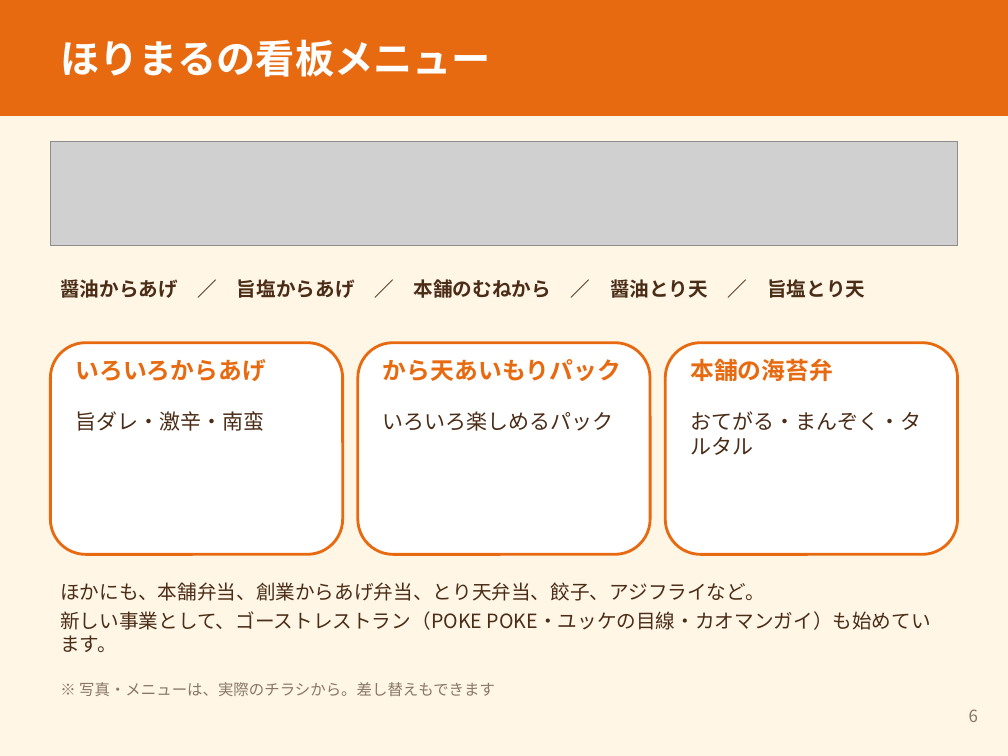
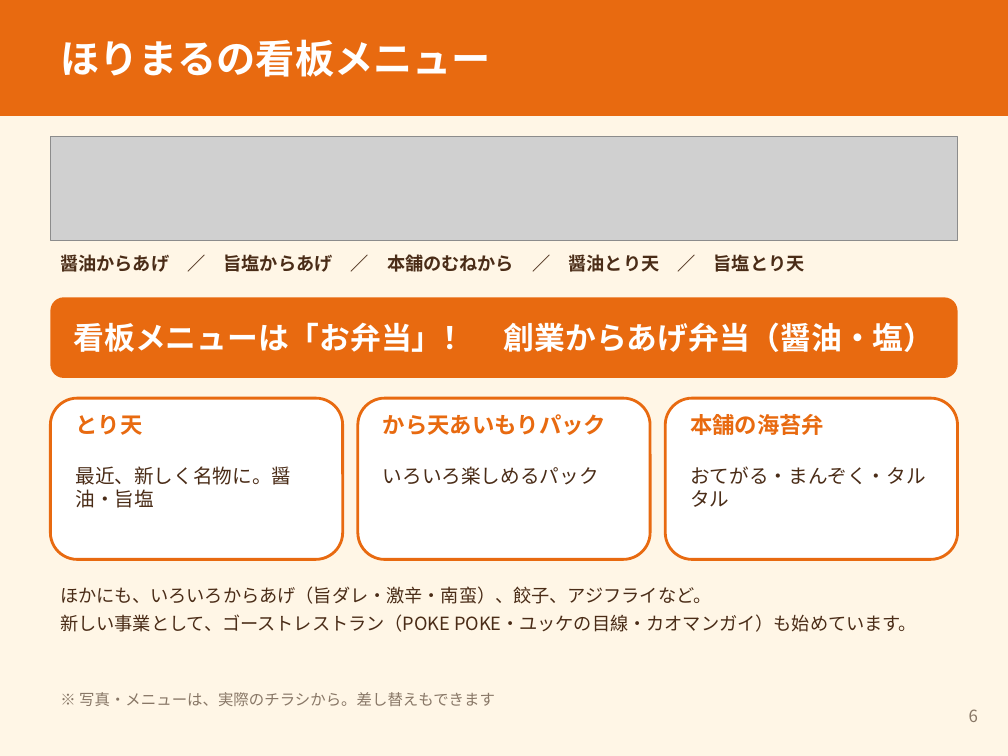
Before and after one commit to ahouprojectmaimai-beep/claude, a slide deck: slide 6 of horimaru/01_ほりまる面接紙芝居_案.pptx. Drawn at 1008x756 pixels with LibreOffice and Linux fonts; fonts in the diff are those of the drawing; grey boxes stand for pictures. Boxes give left, top, right and bottom in pixels: in the first picture for what was removed or moved away, otherwise in the second. Text is boxed around its words. In the diff, an @@ line names an element or a change of style, - is before the commit and + after.

```diff
--- a/horimaru/01_ほりまる面接紙芝居_案.pptx
+++ b/horimaru/01_ほりまる面接紙芝居_案.pptx
@@ picture: place and size @@
-picture at (50, 141, 958, 246)
+picture at (50, 136, 958, 241)
@@ text "醤油からあげ ／ 旨塩からあげ ／ 本舗のむねから ...": place and size @@
-text "醤油からあげ ／ 旨塩からあげ ／ 本舗のむねから ..." at (60, 279, 865, 298)
+text "醤油からあげ ／ 旨塩からあげ ／ 本舗のむねから ..." at (60, 254, 805, 272)
@@ text "醤油からあげ ／ 旨塩からあげ ／ 本舗のむねから ..." at (60, 254, 805, 272): size 14 to 13 pt @@
@@ rounded rectangle added at (50, 297, 958, 378), fill #E86A10 @@
@@ text "看板メニューは「お弁当」！ 創業からあげ弁当（醤油・塩）" at (74, 322, 934, 352): vertical alignment top to middle @@
@@ text at (74, 322, 934, 352): text changed; size 17 to 22 pt; text colour #E86A10 to #FFFFFF @@
-いろいろからあげ
+看板メニューは「お弁当」！ 創業からあげ弁当（醤油・塩）
@@ rounded rectangle: place and size @@
-rounded rectangle at (50, 343, 343, 554)
+rounded rectangle at (50, 398, 343, 559)
@@ text removed at (75, 411, 264, 431) @@
-旨ダレ・激辛・南蛮
@@ text added at (75, 415, 142, 435), 16 pt, text #E86A10, bold @@
+とり天
@@ rounded rectangle: place and size @@
-rounded rectangle at (358, 343, 650, 554)
+rounded rectangle at (358, 398, 650, 559)
@@ text "から天あいもりパック": place and size @@
-text "から天あいもりパック" at (383, 359, 621, 381)
+text "から天あいもりパック" at (383, 414, 606, 435)
@@ text "から天あいもりパック" at (383, 414, 606, 435): size 17 to 16 pt @@
@@ rounded rectangle: place and size @@
-rounded rectangle at (665, 343, 958, 554)
+rounded rectangle at (665, 398, 958, 559)
@@ text "本舗の海苔弁": place and size @@
-text "本舗の海苔弁" at (690, 358, 833, 381)
+text "本舗の海苔弁" at (690, 414, 824, 435)
@@ text "本舗の海苔弁" at (690, 414, 824, 435): size 17 to 16 pt @@
@@ text added at (75, 466, 291, 508), 14 pt, text #4A2C17 @@
+最近、新しく名物に。醤油・旨塩
@@ text "いろいろ楽しめるパック": place and size @@
-text "いろいろ楽しめるパック" at (383, 411, 614, 431)
+text "いろいろ楽しめるパック" at (383, 466, 599, 485)
@@ text "いろいろ楽しめるパック" at (383, 466, 599, 485): size 15 to 14 pt @@
@@ text "おてがる・まんぞく・タルタル" at (690, 466, 926, 507): size 15 to 14 pt @@
@@ text "おてがる・まんぞく・タルタル": place and size @@
-text "おてがる・まんぞく・タルタル" at (690, 411, 921, 455)
+text "おてがる・まんぞく・タルタル" at (690, 466, 926, 507)
@@ text at (60, 586, 711, 604): text changed; size 14 to 13 pt @@
-ほかにも、本舗弁当、創業からあげ弁当、とり天弁当、餃子、アジフライなど。
+ほかにも、いろいろからあげ（旨ダレ・激辛・南蛮）、餃子、アジフライなど。
@@ text at (60, 614, 917, 632): size 14 to 13 pt in "新しい事業として、ゴーストレストラン（POKE POKE・ユッケの目線・カオマンガイ）も始めています。" @@
@@ text "※ 写真・メニューは、実際のチラシから。差し替えもできます": place and size @@
-text "※ 写真・メニューは、実際のチラシから。差し替えもできます" at (79, 682, 495, 696)
+text "※ 写真・メニューは、実際のチラシから。差し替えもできます" at (79, 692, 495, 706)
```
Also in this commit, not shown: 2 other slides changed.
